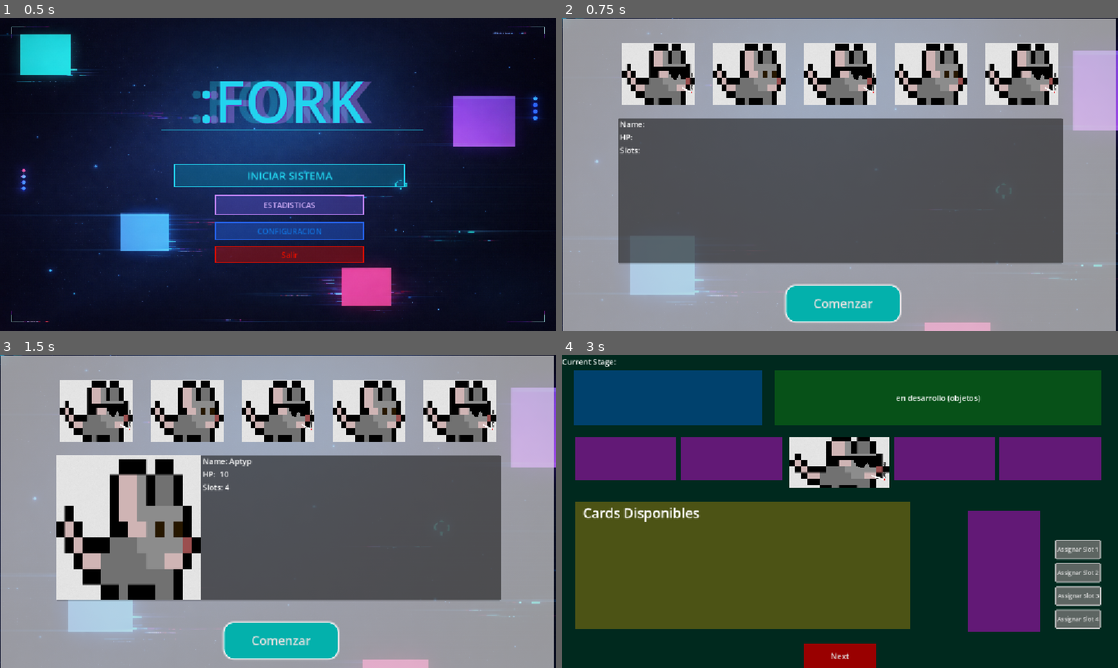
Above: before the commit, frames 1-4 (two rows, left to right).
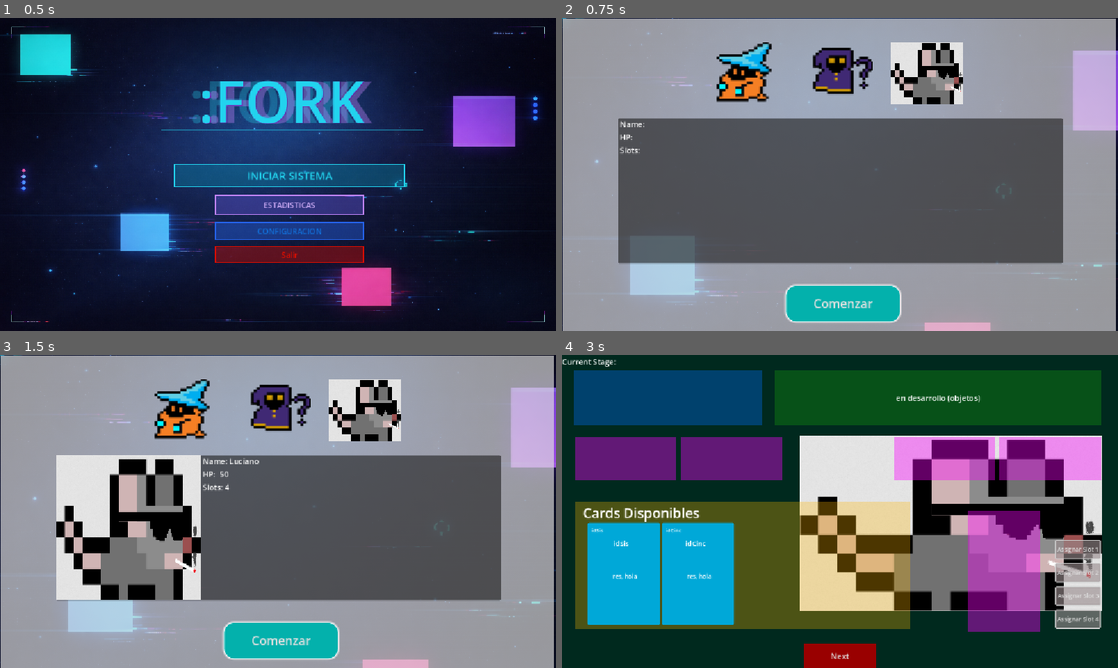
Above: after the commit, the same moments.

Repository: Anderson-Jimenez/-fork
Game: Godot game, scene res://scenes/menu.tscn
The game is run twice, just before and just after one commit, with the same random seed, the same clock (stepped at 60 frames per second) and the same inputs.
Inputs (mouse positions are in pixels of both pictures, inside the frame that each line leads up to):
- Up to frame 1 (0.5 s): no input
- Up to frame 2 (0.75 s): click "INICIAR SISTEMA" at 0.5 s
- Up to frame 3 (1.5 s): click (366, 411) at 1.27 s
- Up to frame 4 (3 s): click (1023, 411) at 2.02 s; click "Comenzar" at 2.75 s

Frame 1 is identical in both runs. In frame 2, 12% of the frame differs, in the area x 10-90%, y 7-28%; in frame 3, 12%; in frame 4, 38%, in the area x 4-98%, y 25-87%.
Error before the commit: Invalid access to property or key 'SARTING_HAND' on a base object of type 'Dictionary'. (res://autoloads/characterStats.gd:27)

Commit message:
inventario acabado sin vista

Diff:
--- a/autoloads/characterStats.gd
+++ b/autoloads/characterStats.gd
@@ -4,7 +4,7 @@
 var hp;
 var maxHp;
 var slots = [];
-var money=50
+var money=50;
 var sprite;
 var startingHand;
 var cards = [];
--- a/autoloads/gameManager.gd
+++ b/autoloads/gameManager.gd
@@ -9,6 +9,12 @@
 var stageTypes=['battle','randomEvent']
 
 var functionsInInventory = {}
+
+var inventoryScene = preload("res://scenes/inventary.tscn")
+var inventoryInstance = null
+
+
+
 
 func setCharacter(data):
 	selectedCharacter= data
@@ -41,3 +47,19 @@
 	currentWindow=0
 	selectedCharacter = {}
 	functionsInInventory = {}
+
+
+
+func _input(event):
+	if event.is_action_pressed("toggle_inventory"):
+		var blockedScenes = ["battle", "bossBattle"]
+		if not blockedScenes.has(stages[currentWindow]):
+			_toggle_inventory()
+
+func _toggle_inventory():
+	if inventoryInstance == null:
+		inventoryInstance = inventoryScene.instantiate()
+		get_tree().current_scene.add_child(inventoryInstance)
+	else:
+		inventoryInstance.queue_free()
+		inventoryInstance = null
--- a/project.godot
+++ b/project.godot
@@ -28,9 +28,9 @@
 
 [input]
 
-open_inventary={
+toggle_inventory={
 "deadzone": 0.2,
-"events": [Object(InputEventKey,"resource_local_to_scene":false,"resource_name":"","device":-1,"window_id":0,"alt_pressed":false,"shift_pressed":false,"ctrl_pressed":false,"meta_pressed":false,"pressed":false,"keycode":0,"physical_keycode":73,"key_label":0,"unicode":105,"location":0,"echo":false,"script":null)
+"events": [Object(InputEventKey,"resource_local_to_scene":false,"resource_name":"","device":0,"window_id":0,"alt_pressed":false,"shift_pressed":false,"ctrl_pressed":false,"meta_pressed":false,"pressed":false,"keycode":0,"physical_keycode":73,"key_label":0,"unicode":0,"location":0,"echo":false,"script":null)
 ]
 }
 
--- a/scenes/character_selection.tscn
+++ b/scenes/character_selection.tscn
@@ -3,7 +3,8 @@
 [ext_resource type="Script" uid="uid://di2pa0rly4bph" path="res://scripts/characterSelection.gd" id="1_dd54q"]
 [ext_resource type="Texture2D" uid="uid://c78dnx50gl21x" path="res://images/test.png" id="1_q54je"]
 [ext_resource type="Texture2D" uid="uid://b3admlsnssgvu" path="res://images/mainScreen.png" id="2_o5bvq"]
-[ext_resource type="Texture2D" uid="uid://cxikn1g5m6jta" path="res://images/template.png" id="4_l56u2"]
+[ext_resource type="Texture2D" uid="uid://cl7fq8rk1prnw" path="res://images/p1.png" id="4_7xed0"]
+[ext_resource type="Texture2D" uid="uid://14r3c0wwqjwb" path="res://images/p2.png" id="4_wh1ae"]
 
 [sub_resource type="StyleBoxFlat" id="StyleBoxFlat_o5bvq"]
 bg_color = Color(0, 0.6901961, 0.67058825, 0.9882353)
@@ -138,10 +139,10 @@
 anchors_preset = 15
 anchor_right = 1.0
 anchor_bottom = 1.0
-offset_left = 115.0
-offset_top = 41.0
-offset_right = -115.0
-offset_bottom = -458.0
+offset_left = 295.0
+offset_top = 39.0
+offset_right = -306.0
+offset_bottom = -460.0
 grow_horizontal = 2
 grow_vertical = 2
 theme_override_constants/separation = 18
@@ -156,7 +157,7 @@
 [node name="TextureButtonChar1" type="TextureButton" parent="HBoxContainer/MarginContainer" unique_id=1471787927]
 custom_minimum_size = Vector2(150.41, 11.655)
 layout_mode = 2
-texture_normal = ExtResource("1_q54je")
+texture_normal = ExtResource("4_7xed0")
 ignore_texture_size = true
 stretch_mode = 0
 
@@ -170,7 +171,7 @@
 [node name="TextureButtonChar2" type="TextureButton" parent="HBoxContainer/MarginContainer2" unique_id=1487791200]
 custom_minimum_size = Vector2(150.41, 11.655)
 layout_mode = 2
-texture_normal = ExtResource("4_l56u2")
+texture_normal = ExtResource("4_wh1ae")
 ignore_texture_size = true
 stretch_mode = 0
 
@@ -188,37 +189,7 @@
 ignore_texture_size = true
 stretch_mode = 0
 
-[node name="MarginContainer4" type="MarginContainer" parent="HBoxContainer" unique_id=1996944269]
-layout_mode = 2
-theme_override_constants/margin_left = 10
-theme_override_constants/margin_top = 10
-theme_override_constants/margin_right = 10
-theme_override_constants/margin_bottom = 10
-
-[node name="TextureButtonChar4" type="TextureButton" parent="HBoxContainer/MarginContainer4" unique_id=1911188199]
-custom_minimum_size = Vector2(150.41, 11.655)
-layout_mode = 2
-texture_normal = ExtResource("4_l56u2")
-ignore_texture_size = true
-stretch_mode = 0
-
-[node name="MarginContainer5" type="MarginContainer" parent="HBoxContainer" unique_id=1038630856]
-layout_mode = 2
-theme_override_constants/margin_left = 10
-theme_override_constants/margin_top = 10
-theme_override_constants/margin_right = 10
-theme_override_constants/margin_bottom = 10
-
-[node name="TextureButtonChar5" type="TextureButton" parent="HBoxContainer/MarginContainer5" unique_id=1073299242]
-custom_minimum_size = Vector2(150.41, 11.655)
-layout_mode = 2
-texture_normal = ExtResource("1_q54je")
-ignore_texture_size = true
-stretch_mode = 0
-
 [connection signal="pressed" from="StartGame" to="." method="_on_start_game_pressed"]
 [connection signal="pressed" from="HBoxContainer/MarginContainer/TextureButtonChar1" to="." method="_on_texture_button_char_1_pressed"]
 [connection signal="pressed" from="HBoxContainer/MarginContainer2/TextureButtonChar2" to="." method="_on_texture_button_char_2_pressed"]
 [connection signal="pressed" from="HBoxContainer/MarginContainer3/TextureButtonChar3" to="." method="_on_texture_button_char_3_pressed"]
-[connection signal="pressed" from="HBoxContainer/MarginContainer4/TextureButtonChar4" to="." method="_on_texture_button_char_4_pressed"]
-[connection signal="pressed" from="HBoxContainer/MarginContainer5/TextureButtonChar5" to="." method="_on_texture_button_char_5_pressed"]
--- a/scenes/inventary.tscn
+++ b/scenes/inventary.tscn
@@ -35,12 +35,10 @@
 
 [node name="Character" type="TextureRect" parent="ColorRect" unique_id=2087898592]
 layout_mode = 0
-offset_left = 470.0
-offset_top = 169.0
-offset_right = 677.0
-offset_bottom = 276.0
-expand_mode = 2
-stretch_mode = 6
+offset_left = 494.0
+offset_top = 168.0
+offset_right = 652.0
+offset_bottom = 289.0
 
 [node name="Label" type="Label" parent="ColorRect" unique_id=1033913147]
 layout_mode = 1
--- a/scripts/characterSelection.gd
+++ b/scripts/characterSelection.gd
@@ -14,7 +14,7 @@
 		"NAME": "Anderson",
 		"HP": "100",
 		"SLOTS": [{}, {}, {}, {}],
-		"SPRITE": "res://images/test.png",
+		"SPRITE": "res://images/p1.png",
 		"SARTING_HAND": 11,
 		"CARDS": []
 	},
@@ -23,7 +23,7 @@
 		"NAME": "Pep",
 		"HP": "200",
 		"SLOTS": [{}, {}, {}, {}],
-		"SPRITE": "res://images/template.png",
+		"SPRITE": "res://images/p2.png",
 		"SARTING_HAND": 12,
 		"CARDS": []
 	},
@@ -36,22 +36,6 @@
 		"SARTING_HAND": 13,
 		"CARDS": []
 	},
-
-	"char4": {
-		"NAME": "Aptyp",
-		"HP": "10",
-		"SLOTS": [{}, {}, {}, {}],
-		"SPRITE": "res://images/template.png",
-		"CARDS": []
-	},
-
-	"char5": {
-		"NAME": "lepepeyt",
-		"HP": "150",
-		"SLOTS": [{}, {}, {}, {}],
-		"SPRITE": "res://images/test.png",
-		"CARDS": []
-	}
 }
 
 
@@ -61,7 +45,6 @@
 	CharName.text = selectedCharacter["NAME"]
 	CharHp.text = selectedCharacter["HP"]
 	CharSlots.text = "4"
-
 	Portrait.texture = load(selectedCharacter["SPRITE"])
 
 func _on_start_game_pressed() -> void:
--- a/scripts/inventary.gd
+++ b/scripts/inventary.gd
@@ -1,5 +1,4 @@
 extends Node
-
 @onready var CardContainer = $ColorRect/Inventory/HBoxContainer
 @onready var characterIdle = $ColorRect/Character
 @onready var slot1 = $ColorRect/Slot1/cardN
@@ -7,10 +6,9 @@
 @onready var slot3 = $ColorRect/Slot3/cardN
 @onready var slot4 = $ColorRect/Slot4/cardN
 @onready var selectedCard = $ColorRect/SelectedCard/cInfo
-
 var card_scene = preload("res://scenes/cardScene.tscn")
-
 var currentSelectedCard = {}
+var cardNodes = {}
 
 func _ready():
 	var character = CharacterStats.getCharacter()
@@ -19,10 +17,31 @@
 		CardContainer.add_child(card_node)
 		card_node.setup(card)
 		card_node.card_clicked.connect(_on_card_clicked)
+		cardNodes[card["name"]] = card_node
 	characterIdle.texture = load(character["SPRITE"])
 
+	$ColorRect/Slot1.gui_input.connect(_on_slot_input.bind(0, slot1))
+	$ColorRect/Slot2.gui_input.connect(_on_slot_input.bind(1, slot2))
+	$ColorRect/Slot3.gui_input.connect(_on_slot_input.bind(2, slot3))
+	$ColorRect/Slot4.gui_input.connect(_on_slot_input.bind(3, slot4))
 
+func _on_slot_input(event, slot_index, slot_label):
+	if event is InputEventMouseButton and event.double_click and CharacterStats.slots[slot_index] != null:
+		var card = CharacterStats.slots[slot_index]
+		cardNodes[card["name"]].visible = true
+		CharacterStats.slots[slot_index] = null
+		slot_label.text = ""
 
+func _assign_to_slot(slot_index, slot_label):
+	if currentSelectedCard == null:
+		selectedCard.text = "No tienes ninguna \n carta seleccionada!"
+	else:
+		CharacterStats.slots[slot_index] = currentSelectedCard
+		slot_label.text = currentSelectedCard["name"]
+		cardNodes[currentSelectedCard["name"]].visible = false
+		currentSelectedCard = null
+		selectedCard.text = ""
+		print(CharacterStats.slots[slot_index])
 func _on_button_button_up() -> void:
 	GameManager.nextStage()
 
@@ -30,32 +49,11 @@
 	currentSelectedCard = card_data
 	selectedCard.text = card_data["name"] + "\n" + card_data["description"]
 
-
-#===================================================================#
-#               Assignacions de cartes a slots                      #
-#===================================================================#
-
 func _on_move_to_slot_1_pressed() -> void:
-	CharacterStats.slots[0] = currentSelectedCard
-	slot1.text = currentSelectedCard["name"]
-	print(CharacterStats.slots[0])
-
-	#if CharacterStats.cards.has(currentSelectedCard):
-	#	CharacterStats.cards.erase(currentSelectedCard)
-
-
+	_assign_to_slot(0, slot1)
 func _on_move_to_slot_2_pressed() -> void:
-	CharacterStats.slots[1] = currentSelectedCard
-	slot2.text = currentSelectedCard["name"]
-	print(CharacterStats.slots[1])
-
-
+	_assign_to_slot(1, slot2)
 func _on_move_to_slot_3_pressed() -> void:
-	CharacterStats.slots[2] = currentSelectedCard
-	slot3.text = currentSelectedCard["name"]
-	print(CharacterStats.slots[2])
-
+	_assign_to_slot(2, slot3)
 func _on_move_to_slot_4_pressed() -> void:
-	CharacterStats.slots[3] = currentSelectedCard
-	slot4.text = currentSelectedCard["name"]
-	print(CharacterStats.slots[3])
+	_assign_to_slot(3, slot4)
Binary file added: images/p1.png
Not shown, added: images/p1.png.import
Binary file added: images/p2.png
Not shown, added: images/p2.png.import
Binary file added: images/p3.png
Not shown, added: images/p3.png.import
Not shown, added: images/Document sense títol - Documents de Google.pdf
